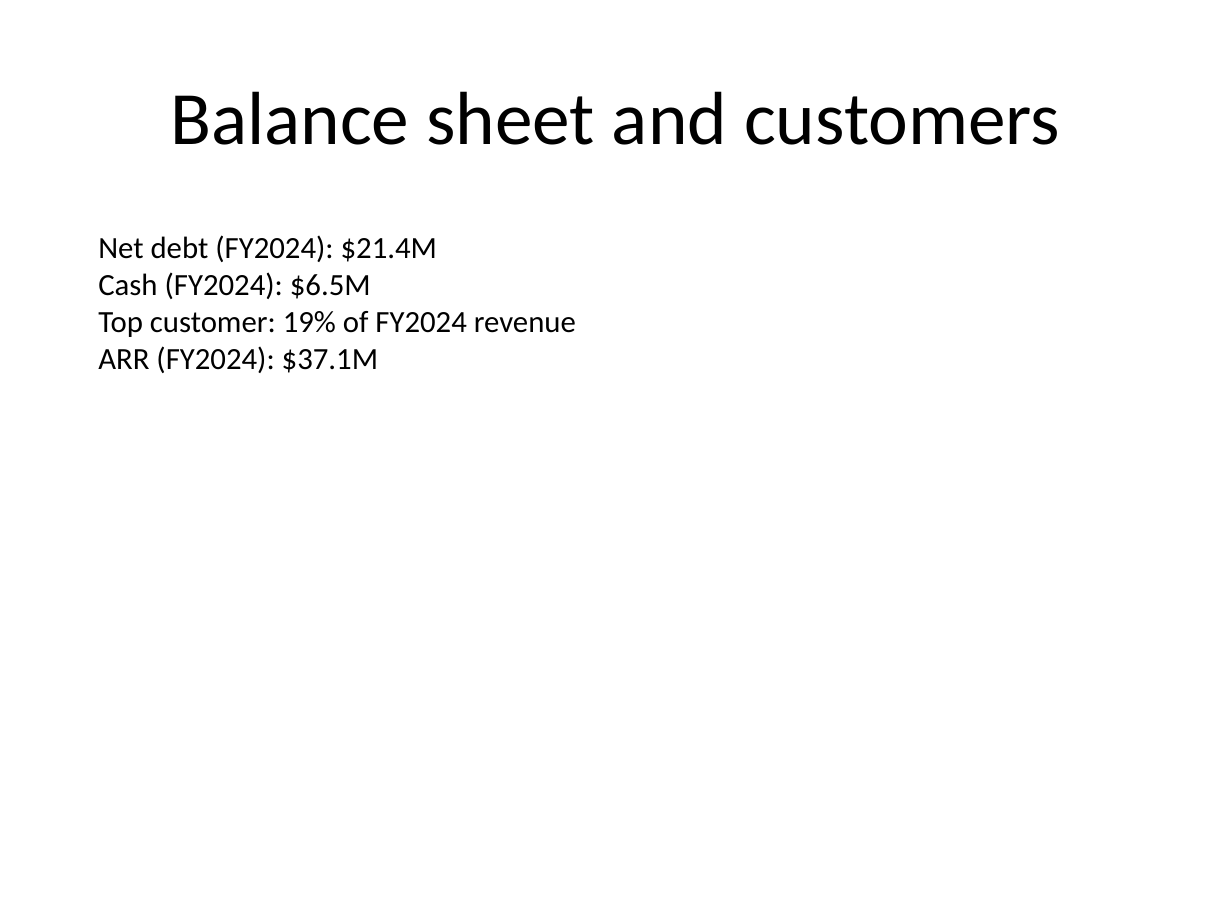
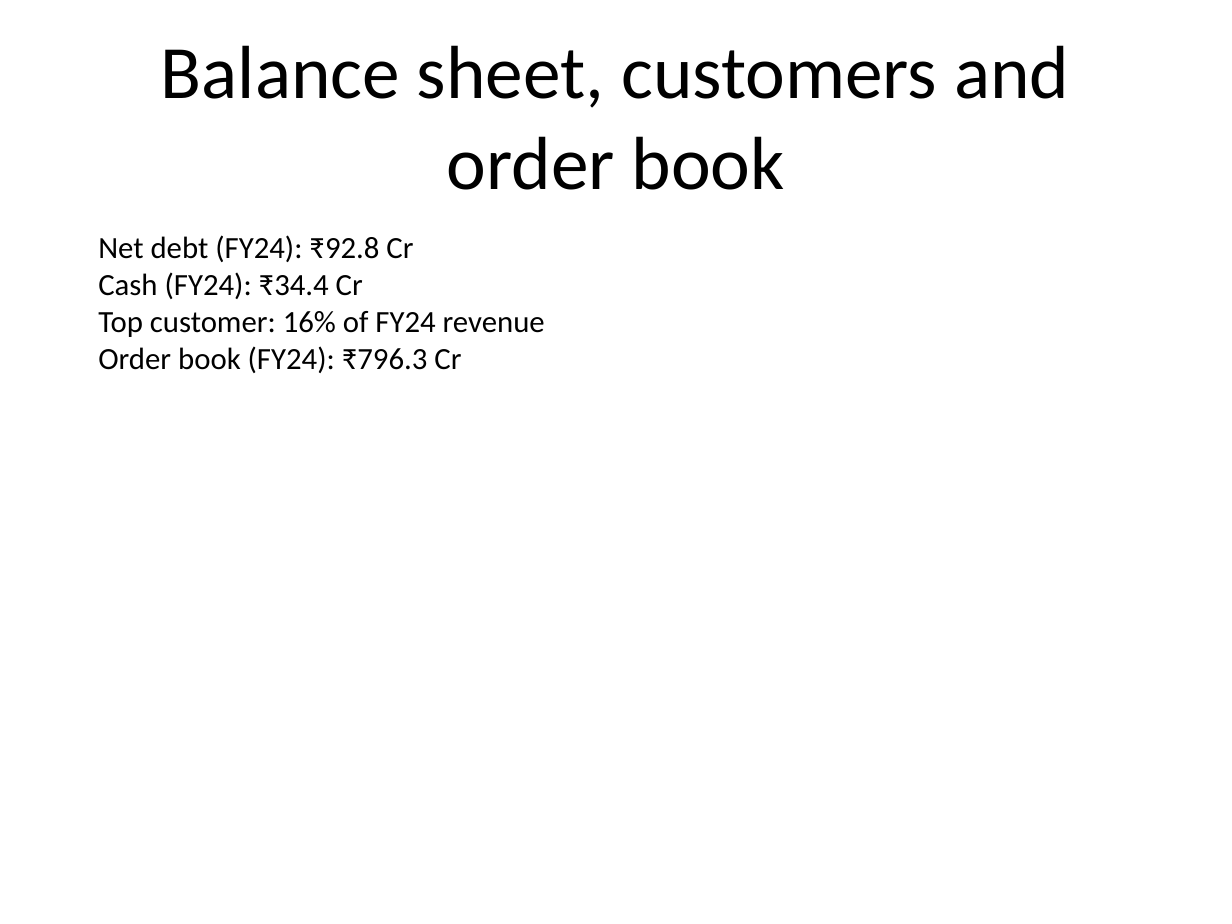
Before and after one commit to jaswanthpashuvula/MA-valuation-risk--engin, a slide deck: slide 3 of sample_deal/management_deck.pptx. Drawn at 1232x924 pixels with LibreOffice and Linux fonts; fonts in the diff are those of the drawing. Boxes give left, top, right and bottom in pixels: in the first picture for what was removed or moved away, otherwise in the second. Text is boxed around its words. In the diff, an @@ line names an element or a change of style, - is before the commit and + after.

```diff
--- a/sample_deal/management_deck.pptx
+++ b/sample_deal/management_deck.pptx
@@ title at (161, 45, 1069, 190): text changed @@
-Balance sheet and customers
+Balance sheet, customers and order book
@@ text at (98, 235, 545, 373): text changed @@
-Net debt (FY2024): $21.4M
-Cash (FY2024): $6.5M
-Top customer: 19% of FY2024 revenue
-ARR (FY2024): $37.1M
+Net debt (FY24): ₹92.8 Cr
+Cash (FY24): ₹34.4 Cr
+Top customer: 16% of FY24 revenue
+Order book (FY24): ₹796.3 Cr
```
Also in this commit, not shown: 1 other slide changed, 1 slide added, 1 slide removed, 4 other files.
